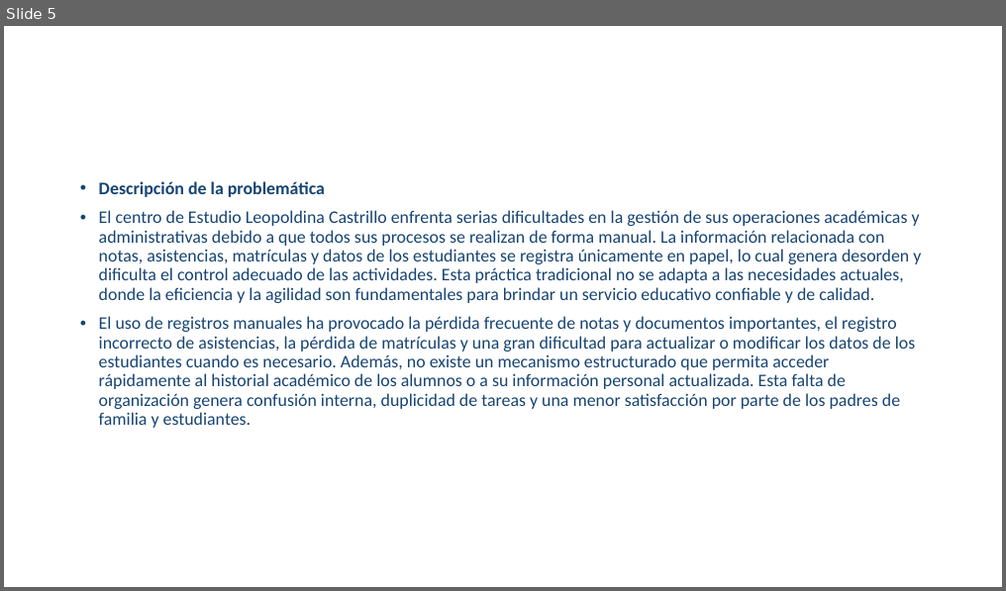
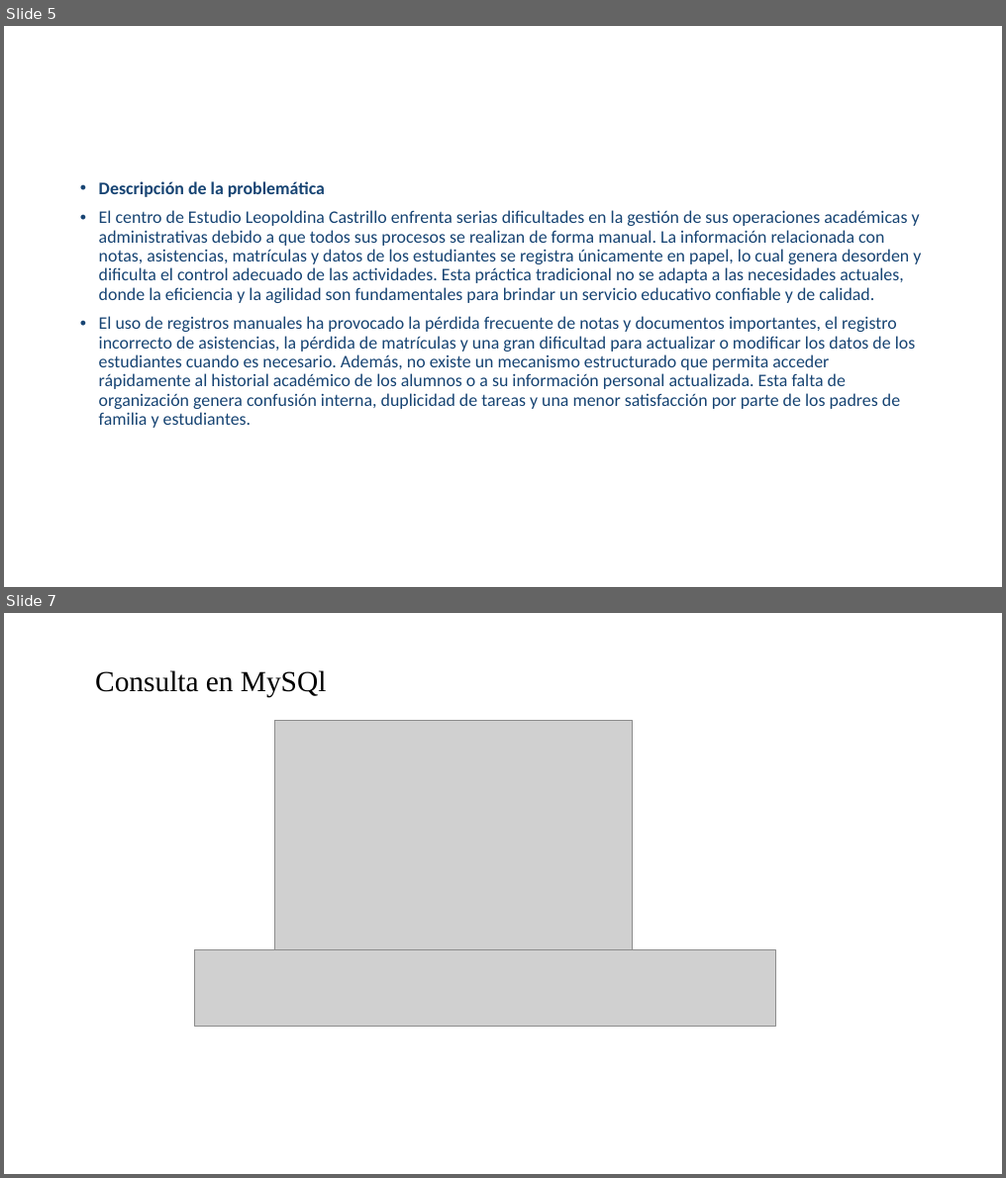
Before and after one commit to Dhiosmer/Integrador-III, a slide deck: Intergrador III/Sistema A.pptx. Shown one above the other, each under a label of ours: slide 5 before the commit, slides 5 and 7 after it; the slides between them are not shown. The pictures are 1006x591 and 1006x1178 pixels, drawn with LibreOffice and Linux fonts; fonts in the diff are those of the drawing; grey boxes stand for pictures; background and template pictures are left out. Boxes give left, top, right and bottom in pixels: in the first picture for what was removed or moved away, otherwise in the second. Text is boxed around its words. In the diff, an @@ line names an element or a change of style, - is before the commit and + after.

```diff
--- a/Intergrador III/Sistema A.pptx
+++ b/Intergrador III/Sistema A.pptx
@@ slide 7 added at (4, 613, 1002, 1174), background picture (left out) @@
@@ text added at (95, 670, 326, 697), 28 pt, text #000000 @@
+Consulta en MySQl
@@ picture added at (275, 721, 632, 950) @@
@@ rectangle added at (355, 866, 406, 964), fill #FFFFFF, outline #FFFFFF 1 pt @@
@@ rectangle added at (553, 868, 638, 919), fill #FFFFFF, outline #FFFFFF 1 pt @@
@@ picture added at (195, 950, 776, 1026) @@
```
Also in this commit, not shown: 1 slide changed, 4 other slides added, 5 slides removed, 1 other file.
